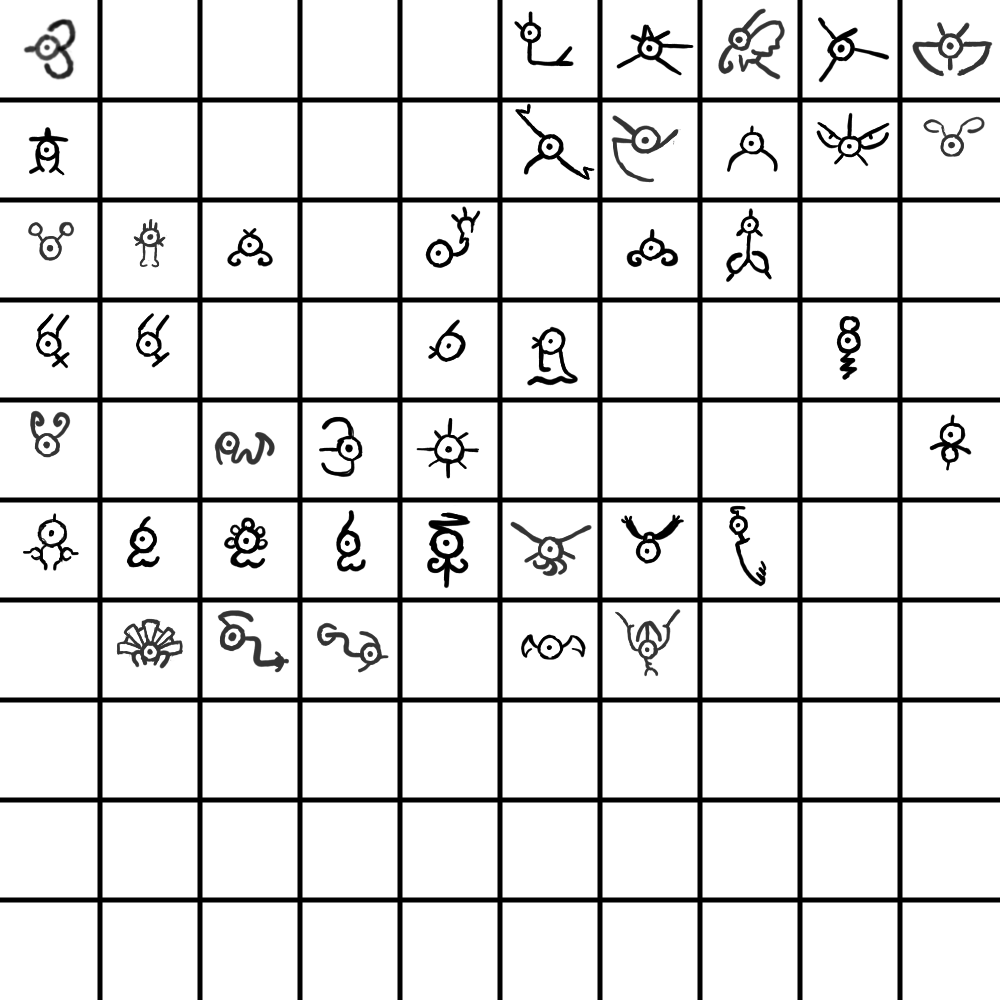
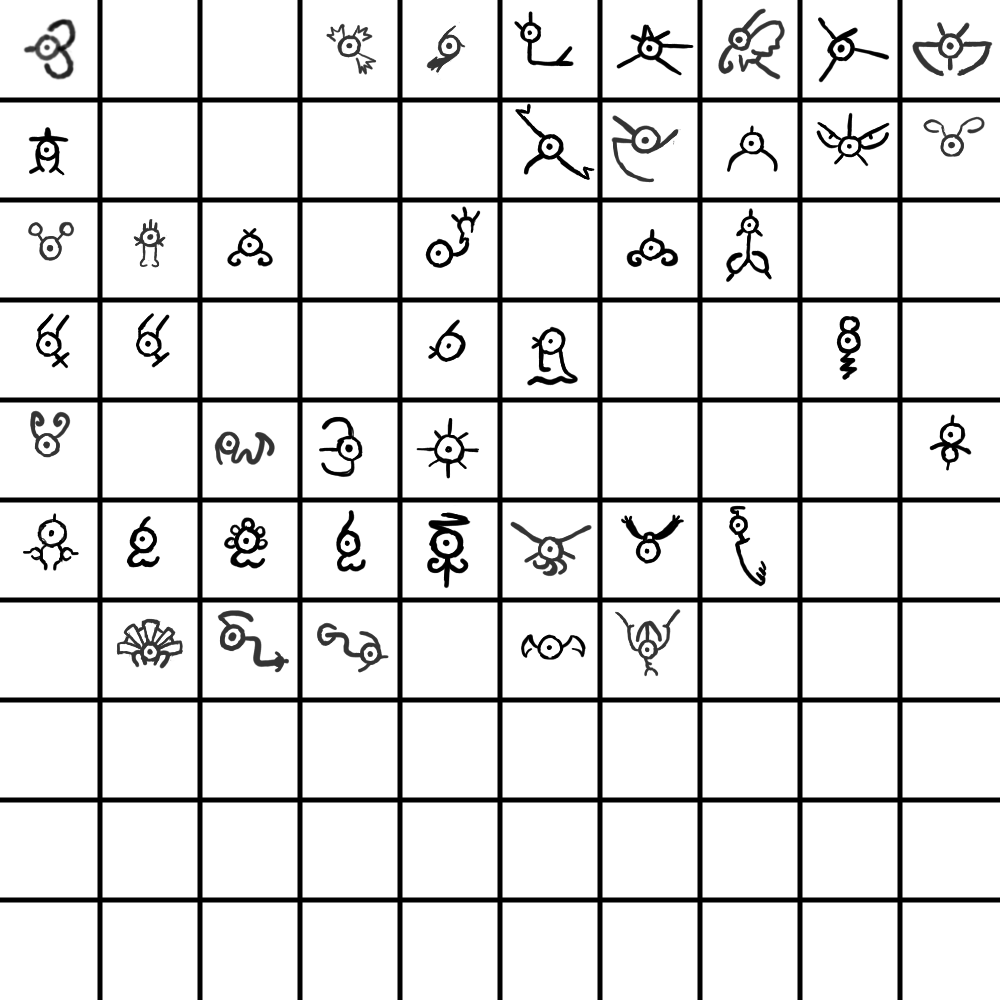
Two versions of the same layered image (1000x1000). Layer-by-layer changes:
painted on "Paint Layer 1" over [326, 22, 466, 80]